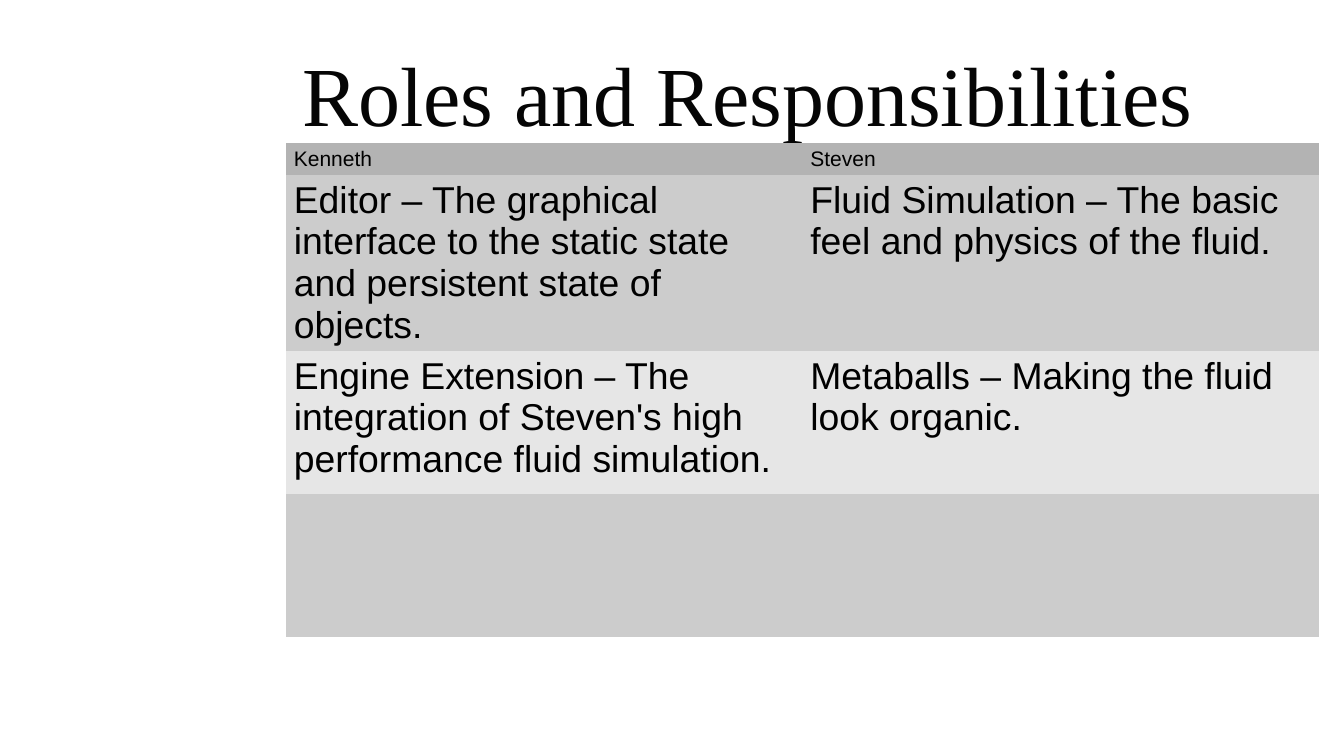
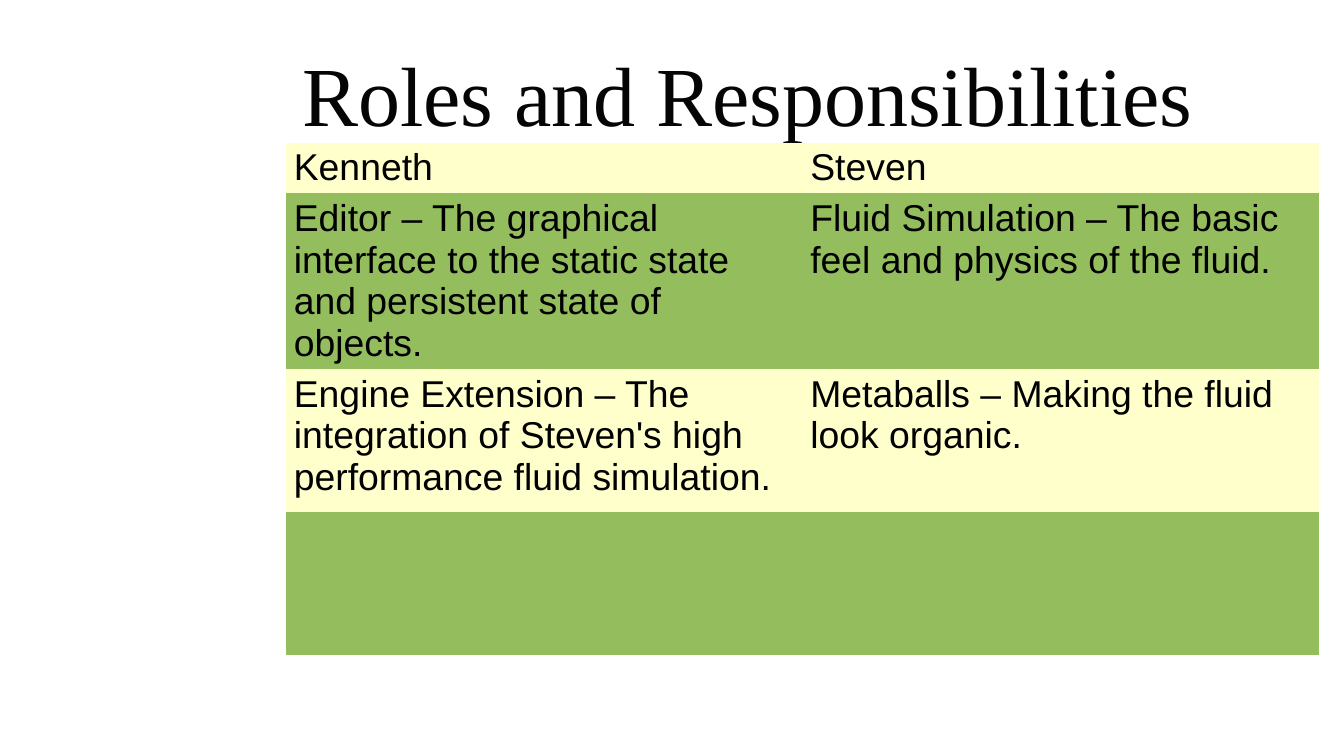
Before and after one commit to kennethlombardi/gam400, a slide deck: slide 6 of documents/EngineProofWho.odp (slide 12 before the commit). Drawn at 1344x756 pixels with LibreOffice and Linux fonts; fonts in the diff are those of the drawing; background and template pictures are left out. Boxes give left, top, right and bottom in pixels: in the first picture for what was removed or moved away, otherwise in the second. Text is boxed around its words. In the diff, an @@ line names an element or a change of style, - is before the commit and + after.

```diff
--- a/documents/EngineProofWho.odp
+++ b/documents/EngineProofWho.odp
@@ table at (286,143,1319,655) @@
@@ fill #B3B3B3 to #FFFFCC in row 1 @@
@@ fill #CCCCCC to #94BD5E in 4 cells @@
@@ fill #E6E6E6 to #FFFFCC in row 3 @@
@@ size 18 to 32 pt in "Kenneth", "Steven" @@
```
Also in this commit, not shown: 7 other slides changed, 2 slides added, 19 other files.
